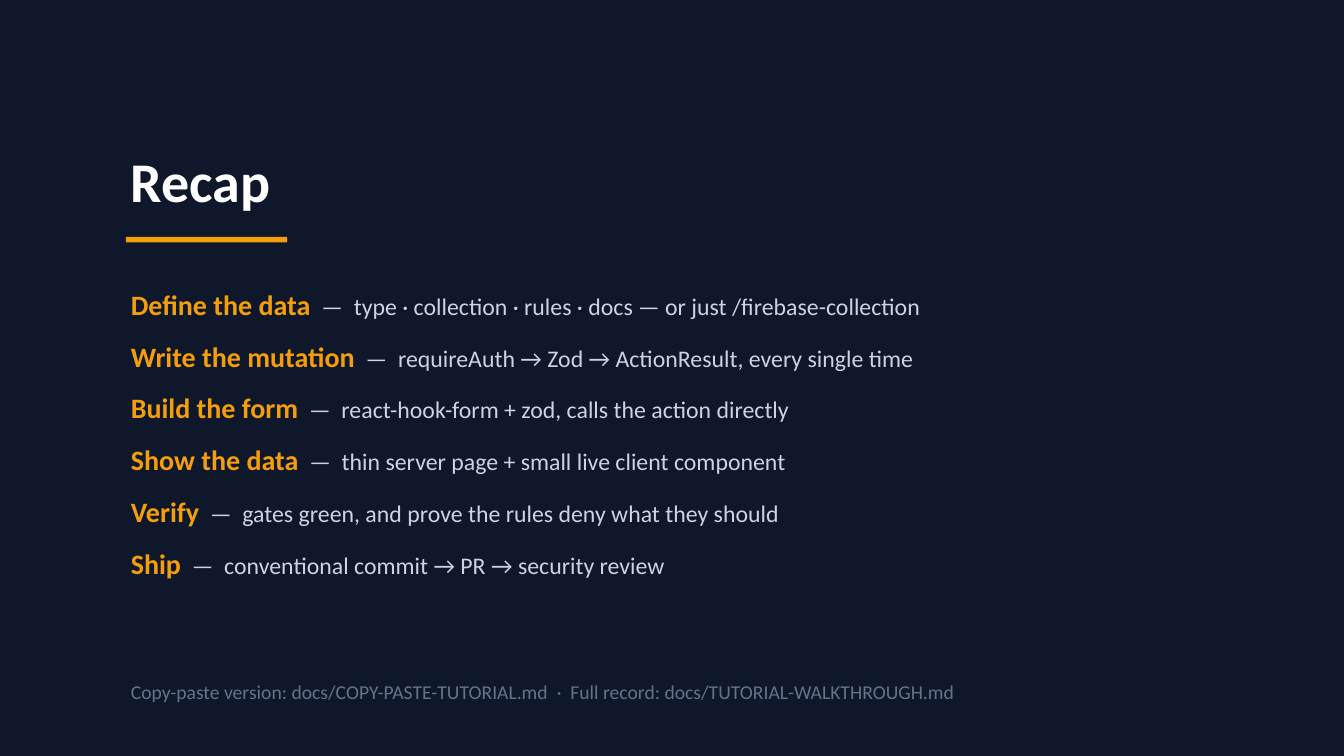
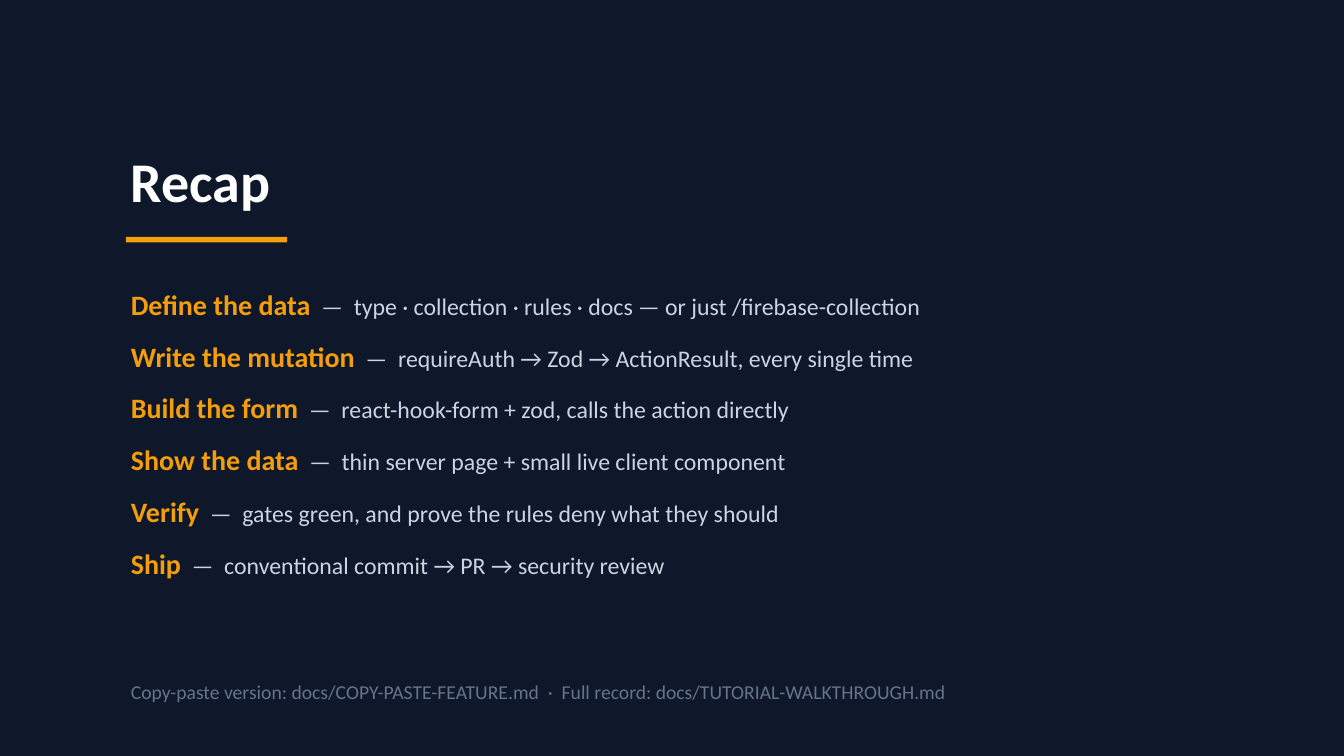
Before and after one commit to AEX8/team9-garage-boilerplate, a slide deck: slide 16 of docs/notes-feature-tutorial.pptx. Drawn at 1344x756 pixels with LibreOffice and Linux fonts; fonts in the diff are those of the drawing. Boxes give left, top, right and bottom in pixels: in the first picture for what was removed or moved away, otherwise in the second. Text is boxed around its words. In the diff, an @@ line names an element or a change of style, - is before the commit and + after.

Commit message:
fix: slide decks missed enabling Firestore, plus leftover develop/tutorial refs (#12)
- Setup slide never told students to enable Auth/Firestore, only "create
  a project" + "paste config" — the exact gap the markdown docs already
  covered, just missed when the decks were built.
- Several slides still said "PR into develop" and referenced the old
  combined COPY-PASTE-TUTORIAL.md (split into SETUP.md + FEATURE.md
  since then) — leftover from before the git workflow simplification
  and tutorial split.
- Two "firebase deploy" commands were missing the npx firebase-tools
  prefix fix that was already applied everywhere else.

```diff
--- a/docs/notes-feature-tutorial.pptx
+++ b/docs/notes-feature-tutorial.pptx
@@ text at box(131, 685, 945, 702): text changed @@
-Copy-paste version: docs/COPY-PASTE-TUTORIAL.md · Full record: docs/TUTORIAL-WALKTHROUGH.md
+Copy-paste version: docs/COPY-PASTE-FEATURE.md · Full record: docs/TUTORIAL-WALKTHROUGH.md
```
Also in this commit, not shown: 3 other slides changed, 1 other file.
